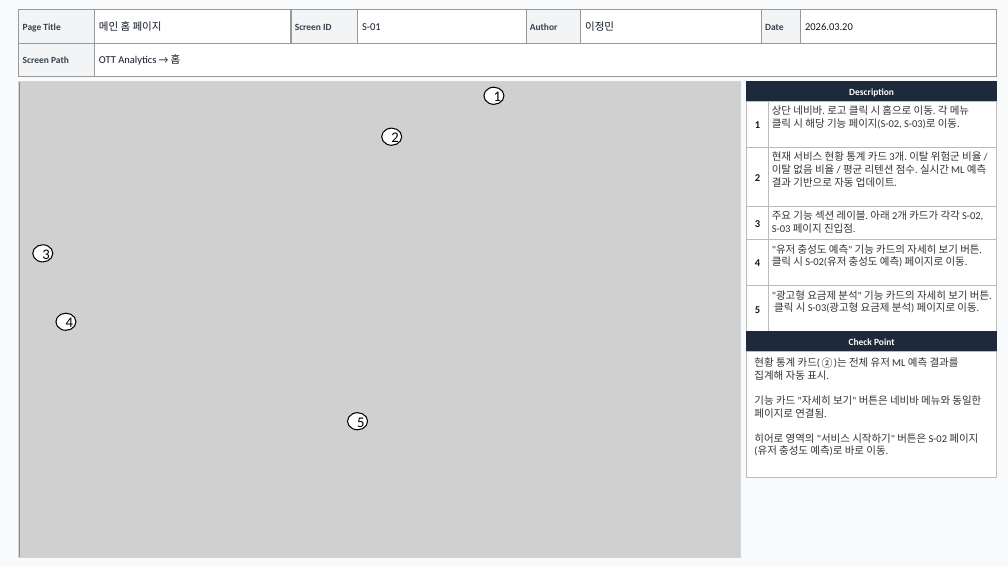
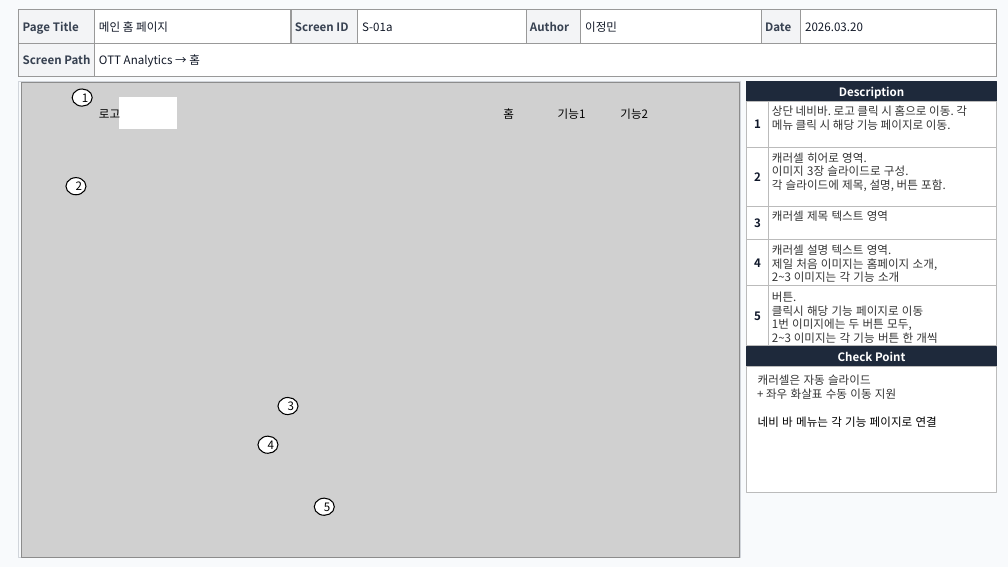
Before and after one commit to jml3227-cloud/LeeJeongmin-project, a slide deck: slide 1 of 1st-project/3_화면설계서.pptx. Drawn at 1008x567 pixels with LibreOffice and Linux fonts; fonts in the diff are those of the drawing; grey boxes stand for pictures. Boxes give left, top, right and bottom in pixels: in the first picture for what was removed or moved away, otherwise in the second. Text is boxed around its words. In the diff, an @@ line names an element or a change of style, - is before the commit and + after.

```diff
--- a/1st-project/3_화면설계서.pptx
+++ b/1st-project/3_화면설계서.pptx
@@ text at bbox=[362, 22, 392, 31]: text changed; size 10 to 11 pt; font Calibri to Noto Sans CJK KR @@
-S-01
+S-01a
@@ ellipse "1": place and size @@
-ellipse "1" at bbox=[484, 87, 504, 104]
+ellipse "1" at bbox=[72, 89, 92, 107]
@@ text added at bbox=[99, 106, 120, 122], 11 pt, text #000000 @@
+로고
@@ rectangle added at bbox=[120, 98, 177, 128], fill #FFFFFF, outline #FFFFFF 1 pt @@
@@ text added at bbox=[503, 108, 514, 119], 11 pt, text #000000 @@
+홈
@@ text added at bbox=[558, 108, 586, 119], 11 pt, text #000000 @@
+기능1
@@ text added at bbox=[620, 108, 648, 119], 11 pt, text #000000 @@
+기능2
@@ text at bbox=[772, 105, 967, 130]: text changed; size 10 to 11 pt; font Calibri to Noto Sans CJK KR @@
-상단 네비바. 로고 클릭 시 홈으로 이동. 각 메뉴 클릭 시 해당 기능 페이지(S-02, S-03)로 이동.
+상단 네비바. 로고 클릭 시 홈으로 이동. 각 메뉴 클릭 시 해당 기능 페이지로 이동.
@@ ellipse "2": place and size @@
-ellipse "2" at bbox=[382, 129, 402, 146]
+ellipse "2" at bbox=[66, 178, 86, 195]
@@ text at bbox=[772, 152, 946, 191]: text changed; size 10 to 11 pt; font Calibri to Noto Sans CJK KR @@
-현재 서비스 현황 통계 카드 3개. 이탈 위험군 비율 / 이탈 없음 비율 / 평균 리텐션 점수. 실시간 ML 예측 결과 기반으로 자동 업데이트.
+캐러셀 히어로 영역.
+이미지 3장 슬라이드로 구성.
+각 슬라이드에 제목, 설명, 버튼 포함.
@@ text at bbox=[772, 210, 888, 221]: text changed; size 10 to 11 pt; font Calibri to Noto Sans CJK KR @@
-주요 기능 섹션 레이블. 아래 2개 카드가 각각 S-02, S-03 페이지 진입점.
+캐러셀 제목 텍스트 영역
@@ text at bbox=[772, 244, 938, 286]: text changed; size 10 to 11 pt; font Calibri to Noto Sans CJK KR @@
-"유저 충성도 예측" 기능 카드의 자세히 보기 버튼. 클릭 시 S-02(유저 충성도 예측) 페이지로 이동.
+캐러셀 설명 텍스트 영역.
+제일 처음 이미지는 홈페이지 소개,
+2~3 이미지는 각 기능 소개
@@ size 10 to 11 pt, font Calibri to Noto Sans CJK KR in 8 elements at bbox=[99, 21, 168, 32], bbox=[585, 21, 617, 32], bbox=[805, 22, 863, 31], bbox=[99, 54, 200, 67], bbox=[754, 119, 761, 128], bbox=[754, 172, 761, 181], bbox=[754, 218, 761, 227], bbox=[754, 311, 761, 320] @@
@@ rectangle: place and size @@
-rectangle at bbox=[747, 286, 768, 332]
+rectangle at bbox=[747, 286, 768, 346]
@@ rectangle: place and size @@
-rectangle at bbox=[768, 286, 997, 332]
+rectangle at bbox=[768, 286, 997, 346]
@@ text at bbox=[772, 291, 937, 346]: text changed; size 10 to 11 pt; font Calibri to Noto Sans CJK KR @@
-"광고형 요금제 분석" 기능 카드의 자세히 보기 버튼. 클릭 시 S-03(광고형 요금제 분석) 페이지로 이동.
+버튼.
+클릭시 해당 기능 페이지로 이동
+1번 이미지에는 두 버튼 모두,
+2~3 이미지는 각 기능 버튼 한 개씩
@@ size 9 to 11 pt, font Calibri to Noto Sans CJK KR in 7 elements at bbox=[23, 21, 79, 34], bbox=[295, 22, 348, 31], bbox=[530, 21, 569, 31], bbox=[765, 22, 791, 31], bbox=[23, 54, 90, 64], bbox=[839, 86, 905, 99], bbox=[838, 351, 905, 361] @@
@@ 2 rectangles, 1 text: place and size @@
-2 rectangles, 1 text at bbox=[747, 332, 997, 478]
+2 rectangles, 1 text at bbox=[747, 347, 997, 493]
@@ text at bbox=[758, 374, 937, 427]: text changed; size 10 to 11 pt; font Calibri to Noto Sans CJK KR @@
-현황 통계 카드(②)는 전체 유저 ML 예측 결과를 집계해 자동 표시.
-기능 카드 "자세히 보기" 버튼은 네비바 메뉴와 동일한 페이지로 연결됨.
-히어로 영역의 "서비스 시작하기" 버튼은 S-02 페이지(유저 충성도 예측)로 바로 이동.
+캐러셀은 자동 슬라이드
++ 좌우 화살표 수동 이동 지원
+네비 바 메뉴는 각 기능 페이지로 연결
@@ ellipse "3": place and size @@
-ellipse "3" at bbox=[33, 245, 53, 262]
+ellipse "3" at bbox=[278, 398, 299, 415]
@@ size 14 to 11 pt, font Calibri to Noto Sans CJK KR in 5 elements at bbox=[315, 498, 335, 516], bbox=[72, 89, 92, 107], bbox=[66, 178, 86, 195], bbox=[278, 398, 299, 415], bbox=[258, 436, 278, 454] @@
@@ ellipse "4": place and size @@
-ellipse "4" at bbox=[56, 313, 76, 330]
+ellipse "4" at bbox=[258, 436, 278, 454]
@@ ellipse "5": place and size @@
-ellipse "5" at bbox=[348, 413, 368, 430]
+ellipse "5" at bbox=[315, 498, 335, 516]
```
Also in this commit, not shown: 2 other slides changed, 2 slides added, 1 other file.
